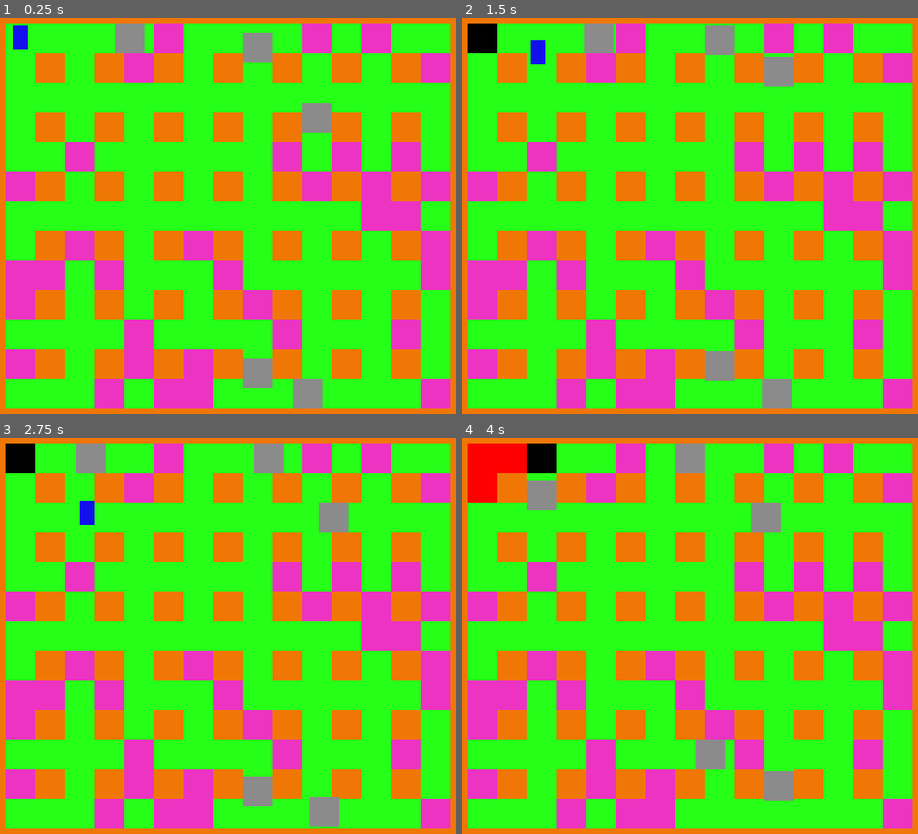
Above: before the commit, frames 1-4 (two rows, left to right).
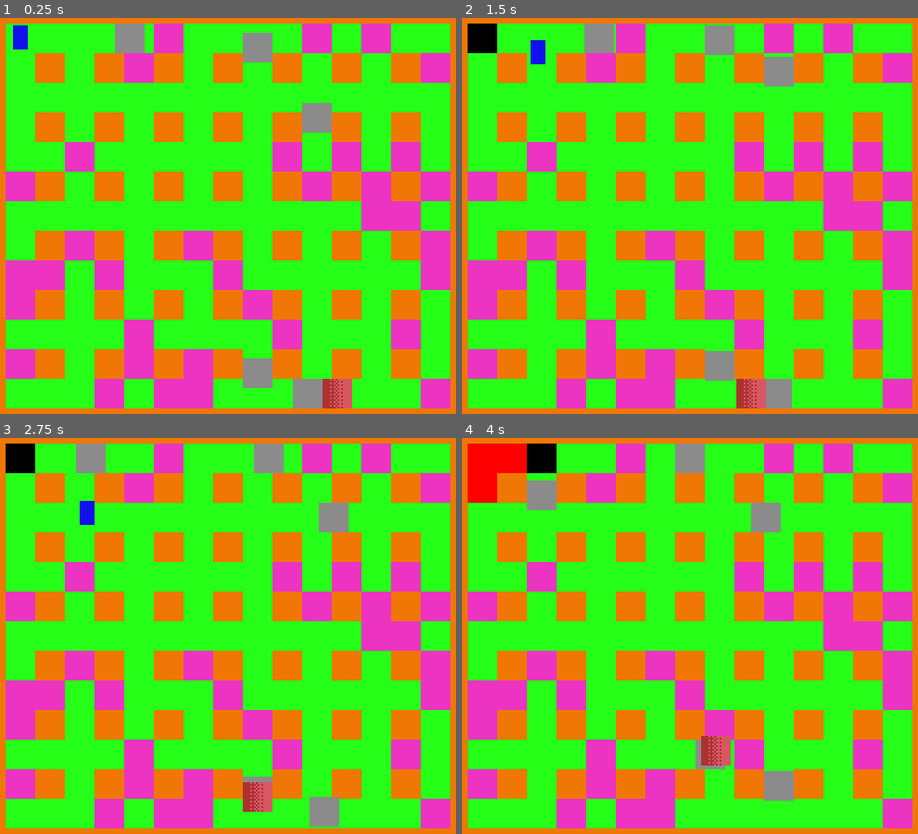
Above: after the commit, the same moments.

Repository: adrianofelix019/bomberman-clone
Game: Godot game, scene res://scenes/main_game.tscn
The game is run twice, just before and just after one commit, with the same random seed, the same clock (stepped at 60 frames per second) and the same inputs.
Inputs:
- Up to frame 1 (0.25 s): no input
- Up to frame 2 (1.5 s): hold Right (ui_right) 0.53-1.28 s; hold K (place_bomb) 0.53-1.28 s; hold Down (ui_down) from 1.28 s (still down); tap K (place_bomb) at 1.35 s
- Up to frame 3 (2.75 s): release Down (ui_down) at 2.03 s; hold Right (ui_right) from 2.03 s (still down); hold K (place_bomb) from 2.03 s (still down)
- Up to frame 4 (4 s): release Right (ui_right) at 2.78 s; release K (place_bomb) at 2.78 s; hold Up (ui_up) 2.78-3.53 s; tap K (place_bomb) at 2.85 s; hold Left (ui_left) from 3.53 s (still down); hold K (place_bomb) from 3.53 s (still down)

The runs differ from the first frame. In frame 1, 0.5% of the frame differs, in the area x 70-78%, y 91-99%; in frame 2, 0.5%; in frame 3, 0.5%; in frame 4, 0.5%.
Error after the commit: Invalid access to property or key 'global_position' on a base object of type 'previously freed'. (res://scripts/bloodthirsty.gd:43)

Commit message:
add bloodthirsty and implement its basic movements

Diff:
--- /dev/null
+++ b/scenes/bloodthirsty.tscn
@@ -0,0 +1,19 @@
+[gd_scene format=3 uid="uid://kby0pm8lp5fl"]
+
+[ext_resource type="Texture2D" uid="uid://bdy6ygaa8yshl" path="res://assets/temp/bloodthirsty.png" id="1_6eokd"]
+[ext_resource type="Script" uid="uid://btp8vtuvts5po" path="res://scripts/bloodthirsty.gd" id="1_og67a"]
+
+[sub_resource type="RectangleShape2D" id="RectangleShape2D_ec6vt"]
+size = Vector2(12, 11)
+
+[node name="Bloodthirsty" type="CharacterBody2D" unique_id=776790297]
+collision_layer = 4
+collision_mask = 9
+script = ExtResource("1_og67a")
+
+[node name="Sprite2D" type="Sprite2D" parent="." unique_id=389822927]
+texture = ExtResource("1_6eokd")
+
+[node name="CollisionShape2D" type="CollisionShape2D" parent="." unique_id=1830765112]
+position = Vector2(0, -0.5)
+shape = SubResource("RectangleShape2D_ec6vt")
--- /dev/null
+++ b/scripts/bloodthirsty.gd
@@ -0,0 +1,142 @@
+extends CharacterBody2D
+
+const SPEED := 20
+
+@onready var tile_map: TileMapLayer = $"../TileMapLayer"
+@onready var player: CharacterBody2D = $"../BomberGuy"
+
+var current_cell: Vector2i
+var target_cell: Vector2i
+
+
+func _ready():
+	current_cell = tile_map.local_to_map(
+		tile_map.to_local(global_position)
+	)
+
+	target_cell = current_cell
+
+
+func _physics_process(_delta):
+	if current_cell == target_cell:
+		target_cell = choose_next_cell()
+
+	if target_cell != current_cell:
+		var target_position := tile_map.to_global(
+			tile_map.map_to_local(target_cell)
+		)
+
+		velocity = global_position.direction_to(target_position) * SPEED
+
+		move_and_slide()
+
+		if global_position.distance_to(target_position) < 1.0:
+			global_position = target_position
+			current_cell = target_cell
+			velocity = Vector2.ZERO
+
+
+func choose_next_cell() -> Vector2i:
+	if is_instance_valid(player):
+		Vector2i.ZERO
+
+	var player_cell := tile_map.local_to_map(
+		tile_map.to_local(player.global_position)
+	)
+
+	var path := find_path(current_cell, player_cell)
+
+	if path.size() > 1:
+		return path[1]
+
+	return current_cell
+	#var possible_cells := [
+		#current_cell + Vector2i.RIGHT,
+		#current_cell + Vector2i.LEFT,
+		#current_cell + Vector2i.UP,
+		#current_cell + Vector2i.DOWN
+	#]
+	#
+	#var player_cell := tile_map.local_to_map(
+		#tile_map.to_local(player.global_position)
+	#)
+	#
+	#var best_cell := current_cell
+	#var best_distance := INF
+	#
+	#for cell: Vector2i in possible_cells:
+		#if not is_cell_free(cell):
+			#continue
+		#
+		#var distance := cell.distance_to(player_cell)
+		#
+		#if distance < best_distance:
+			#best_distance = distance
+			#best_cell = cell
+	#
+	#return best_cell
+
+
+func find_path(start: Vector2i, goal: Vector2i) -> Array[Vector2i]:
+	var queue: Array[Vector2i] = [start]
+
+	var came_from := {}
+	came_from[start] = start
+
+	var directions := [
+		Vector2i.RIGHT,
+		Vector2i.LEFT,
+		Vector2i.UP,
+		Vector2i.DOWN
+	]
+
+	while not queue.is_empty():
+		var current: Vector2i = queue.pop_front()
+
+		if current == goal:
+			break
+
+		for direction in directions:
+			var next: Vector2i = current + direction
+
+			if next in came_from:
+				continue
+
+			if not is_cell_free(next):
+				continue
+
+			came_from[next] = current
+			queue.append(next)
+
+	if goal not in came_from:
+		return []
+
+	var path: Array[Vector2i] = []
+	var path_cell := goal
+
+	while path_cell != start:
+		path.push_front(path_cell)
+		path_cell = came_from[path_cell]
+
+	path.push_front(start)
+
+	return path
+
+
+func is_cell_free(cell: Vector2i) -> bool:
+	if tile_map.get_cell_source_id(cell) != 0:
+		return false
+
+	for bomb in get_tree().get_nodes_in_group("bombs"):
+		var bomb_cell := tile_map.local_to_map(
+			tile_map.to_local(bomb.global_position)
+		)
+
+		if bomb_cell == cell:
+			return false
+
+	return true
+
+
+func die() -> void:
+	queue_free()
--- a/scripts/main_game.gd
+++ b/scripts/main_game.gd
@@ -7,6 +7,7 @@
 
 var bomber_guy_scene := preload("res://scenes/bomber_guy.tscn")
 var enemy_scene := preload("res://scenes/enemy.tscn")
+var bloodthirsty_scene := preload("res://scenes/bloodthirsty.tscn")
 
 const ENEMY_COUNT := 5
 const MIN_ENEMY_DISTANCE := 3
@@ -40,6 +41,18 @@
 		var _global_position := tile_map.to_global(local_position)
 
 		add_child(enemy)
+	spawn_bloodthirsty()
+
+
+func spawn_bloodthirsty() -> void:
+	var bloodthirsty: CharacterBody2D = bloodthirsty_scene.instantiate()
+	var random_cell := get_random_free_cell()
+
+	bloodthirsty.global_position = tile_map.to_global(
+		tile_map.map_to_local(random_cell)
+	)
+
+	add_child(bloodthirsty)
 
 
 func get_random_free_cell() -> Vector2i:
Binary file added: assets/temp/bloodthirsty.png
Not shown, added: assets/temp/bloodthirsty.png.import
Not shown, added: scripts/bloodthirsty.gd.uid
